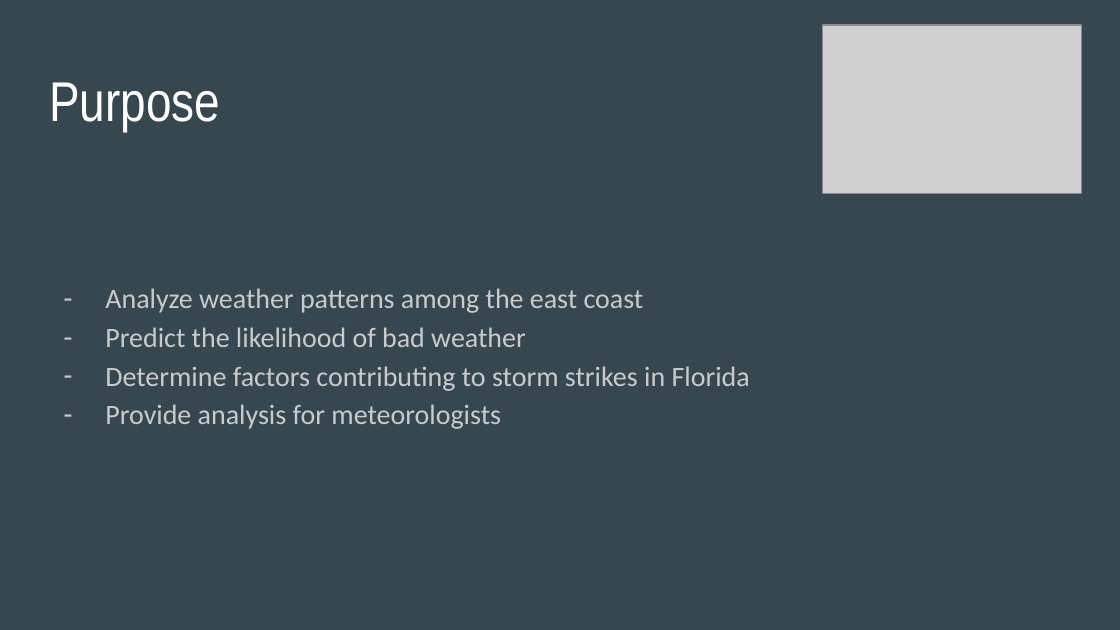
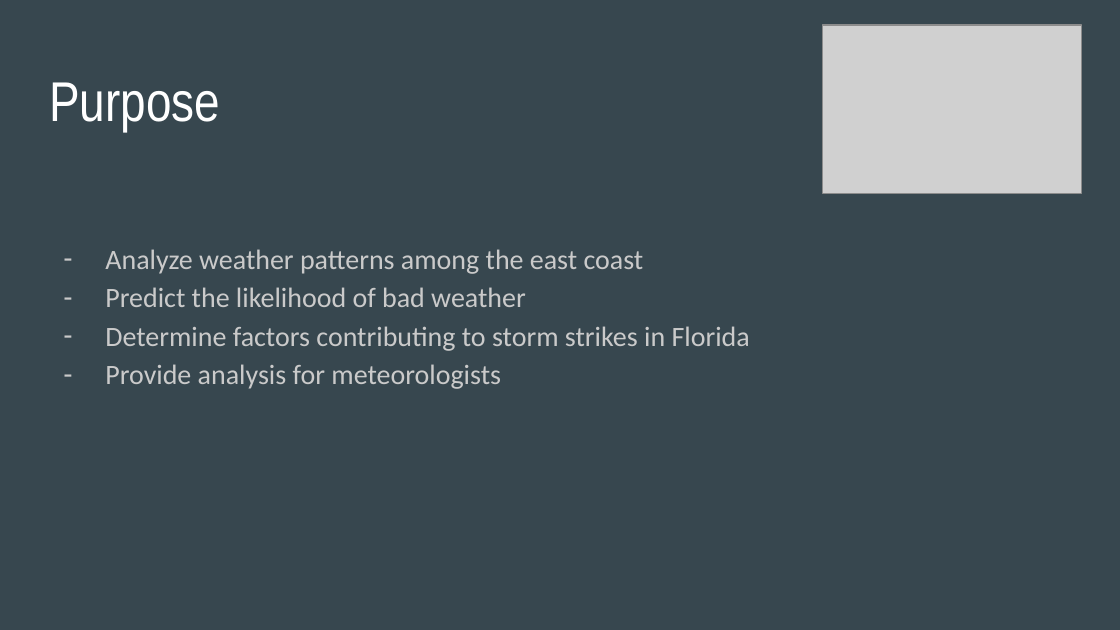
Before and after one commit to daniduce/Final-Project, a slide deck: slide 3 of Weather Patterns.pptx (slide 2 before the commit). Drawn at 1120x630 pixels with LibreOffice and Linux fonts; fonts in the diff are those of the drawing; grey boxes stand for pictures. Boxes give left, top, right and bottom in pixels: in the first picture for what was removed or moved away, otherwise in the second. Text is boxed around its words. In the diff, an @@ line names an element or a change of style, - is before the commit and + after.

```diff
--- a/Weather Patterns.pptx
+++ b/Weather Patterns.pptx
@@ text "Analyze weather patterns among the ...": place and size @@
-text "Analyze weather patterns among the ..." at (105,288,750,429)
+text "Analyze weather patterns among the ..." at (105,249,750,389)
```
Also in this commit, not shown: 5 other slides changed, 7 slides added, 2 slides removed.
